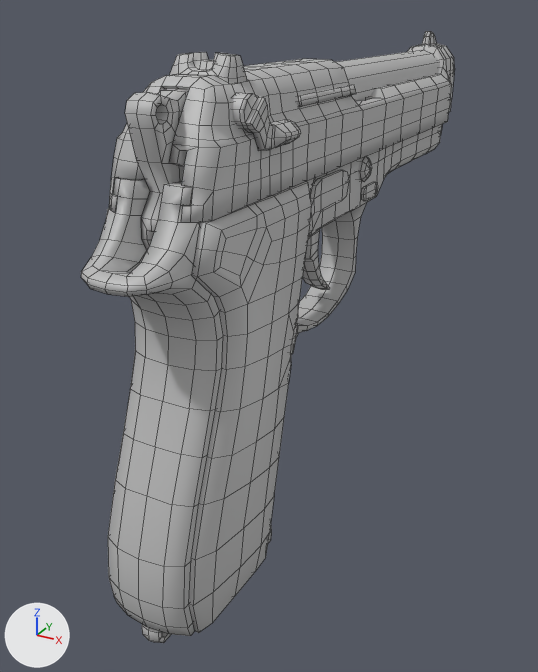
One commit to the Blender file Design/Meshes/Guns/M9/M9_A_Model_Rev4.blend: the scene before it, then after it.
Both versions are drawn from a 50 mm camera at (11.1, -19.0, 13.1) aimed at (-1.3, 3.7, 1.8). Arrows for +X, +Y and +Z are at lower left; the lights stay in place. The picture after the commit comes second. Mesh edges are drawn as thin lines.

Names of what the first picture shows: 'Hammer', 'M9_Body', 'Slider', 'Trigger'.
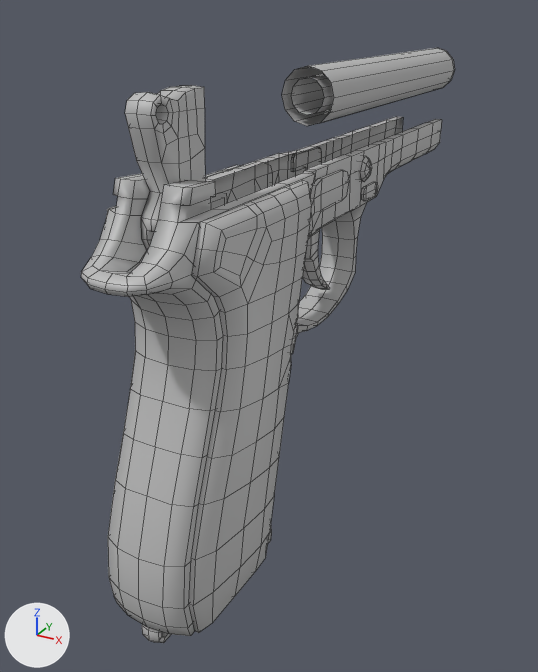
The newer file is also turned or shifted as a whole; pictures and numbers use the older file's frame.

Edits to the bpy script that builds the scene:
```text
Change ob_slider:
    add ob_slider.hide_set(True)
```

Where the change shows, as pixel boxes (x1, y1, x2, y2) in the pictures (538 x 672 px):
'Slider', hidden: before (109, 31, 454, 222)
